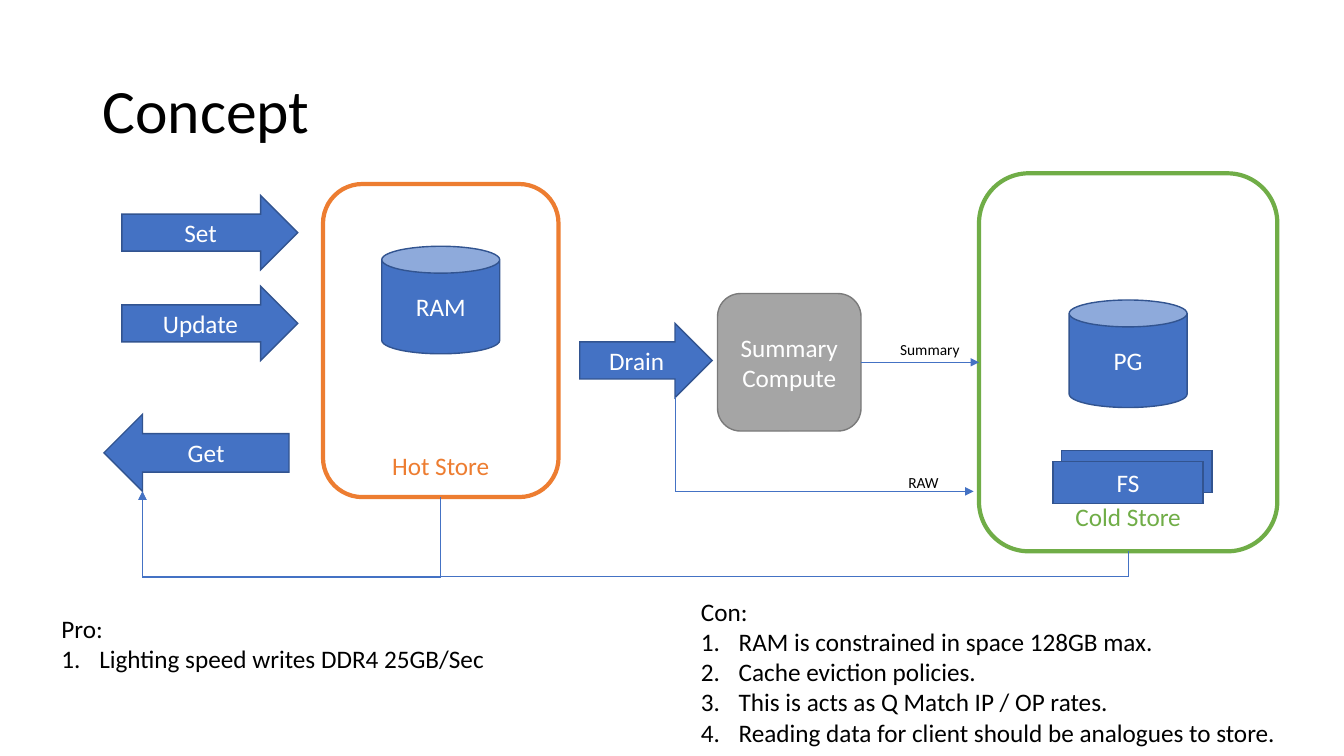
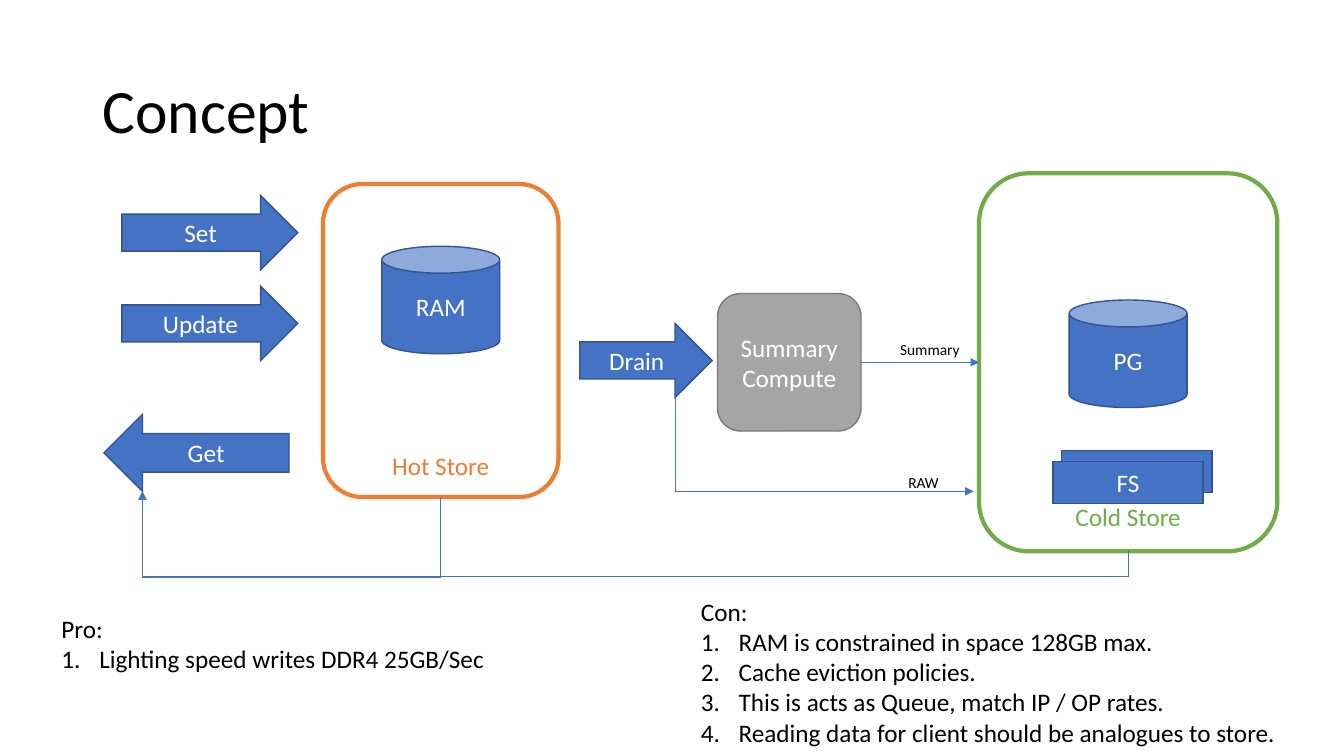
Before and after one commit to LRagji/redis-lsm-timeseries, a slide deck: slide 2 of docs/concept.pptx. Drawn at 1344x756 pixels with LibreOffice and Linux fonts; fonts in the diff are those of the drawing. Boxes give left, top, right and bottom in pixels: in the first picture for what was removed or moved away, otherwise in the second. Text is boxed around its words. In the diff, an @@ line names an element or a change of style, - is before the commit and + after.

```diff
--- a/docs/concept.pptx
+++ b/docs/concept.pptx
@@ text at [739, 693, 1164, 715]: text changed @@
-3. This is acts as Q Match IP / OP rates.
+3. This is acts as Queue, match IP / OP rates.
```
Also in this commit, not shown: 3 other slides changed, 1 other file.
